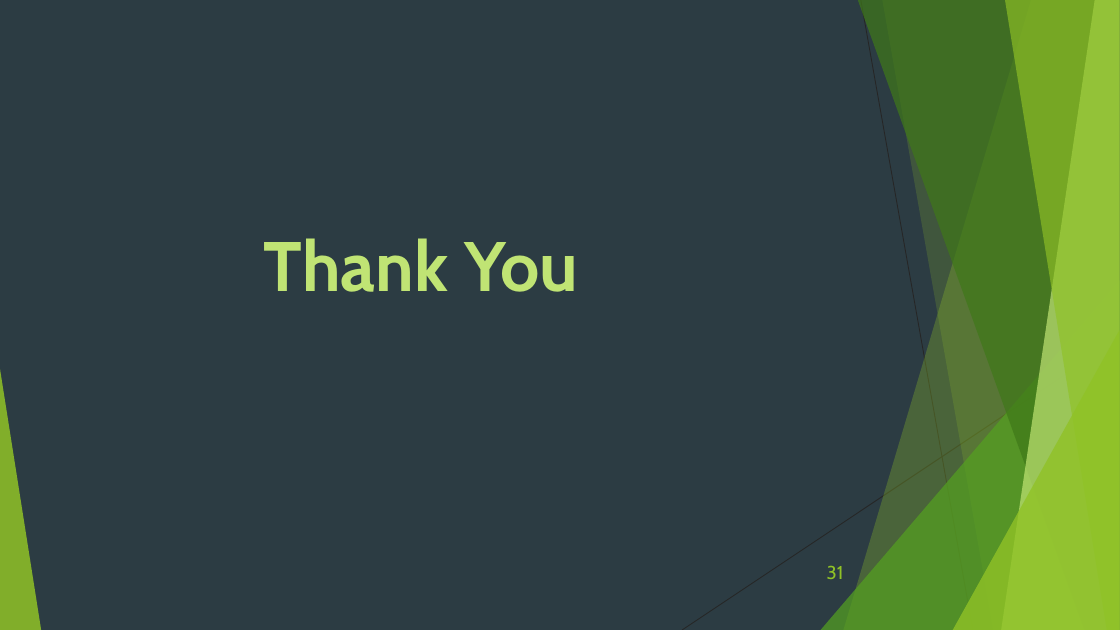
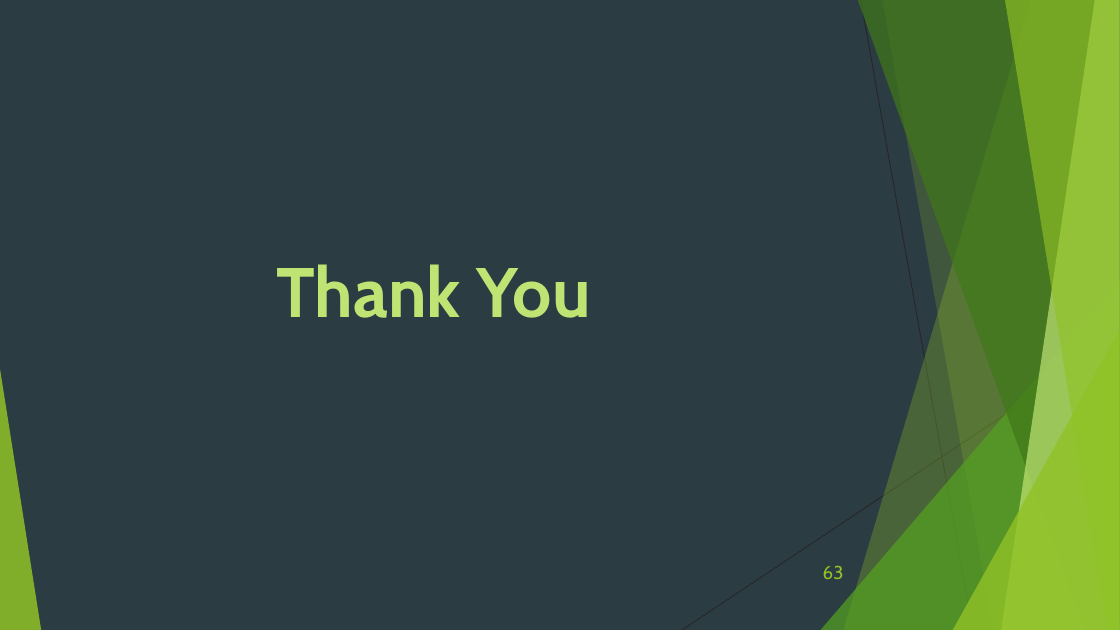
Before and after one commit to Ramy-osama/Hardware-FasterRCNN, a slide deck: slide 63 of Documentation/6-13-2020.pptx (slide 31 before the commit). Drawn at 1120x630 pixels with LibreOffice and Linux fonts; fonts in the diff are those of the drawing. Boxes give left, top, right and bottom in pixels: in the first picture for what was removed or moved away, otherwise in the second. Text is boxed around its words. In the diff, an @@ line names an element or a change of style, - is before the commit and + after.

```diff
--- a/Documentation/6-13-2020.pptx
+++ b/Documentation/6-13-2020.pptx
@@ text "Thank You": place and size @@
-text "Thank You" at [264,238,578,292]
+text "Thank You" at [276,264,591,318]
@@ page number at [823,566,844,579]: text changed @@
-31
+63
```
Also in this commit, not shown: 13 other slides changed, 24 slides added, 1 slide removed, 14 other files.
